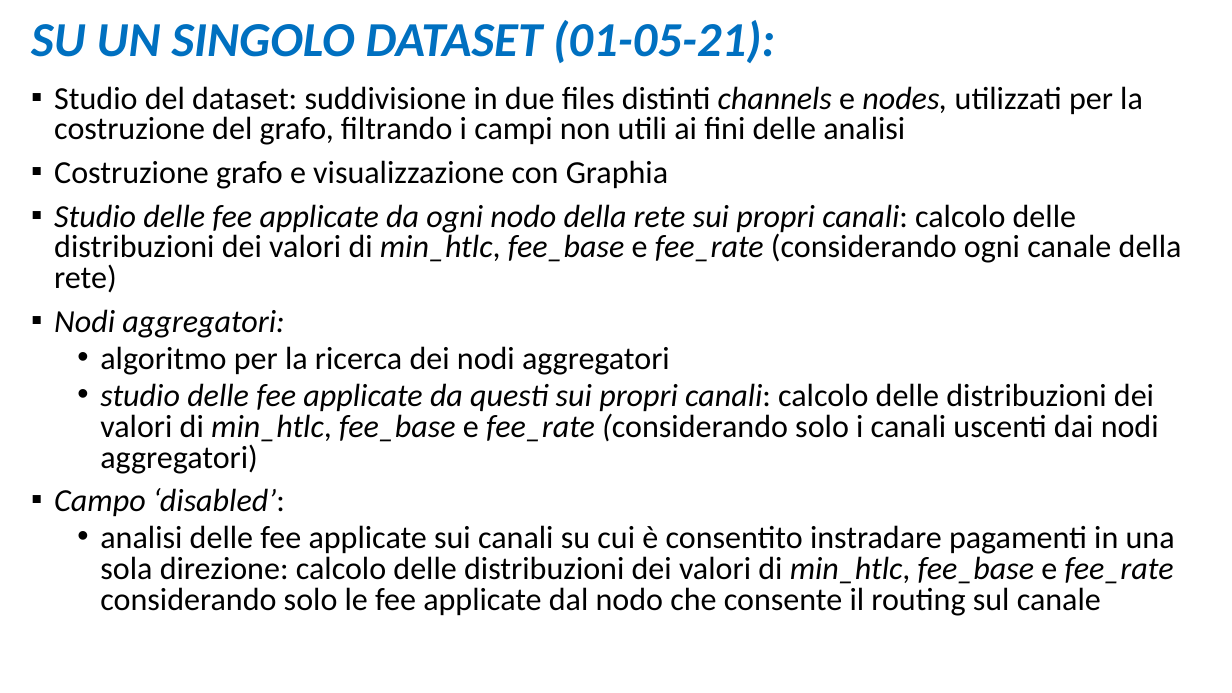
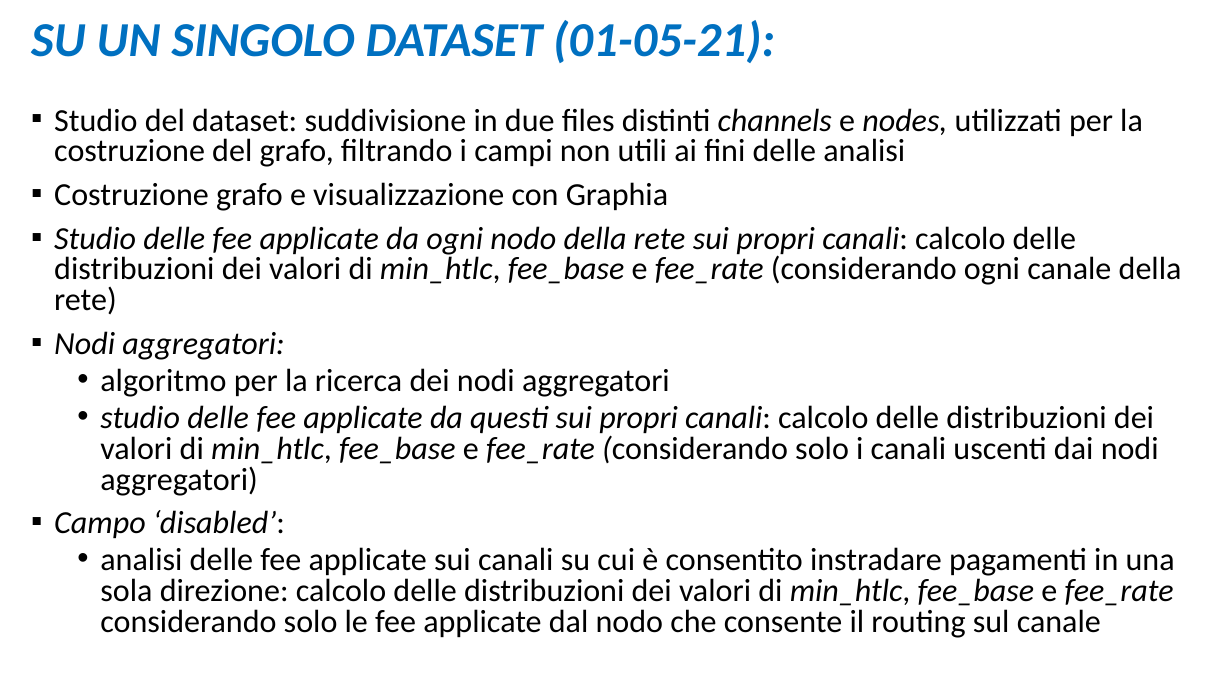
Before and after one commit to robertazucca/Tesi_Roberta, a slide deck: slide 1 of LN.pptx. Drawn at 1232x693 pixels with LibreOffice and Linux fonts; fonts in the diff are those of the drawing. Boxes give left, top, right and bottom in pixels: in the first picture for what was removed or moved away, otherwise in the second. Text is boxed around its words. In the diff, an @@ line names an element or a change of style, - is before the commit and + after.

```diff
--- a/LN.pptx
+++ b/LN.pptx
@@ text "Studio del dataset: suddivisione in ...": place and size @@
-text "Studio del dataset: suddivisione in ..." at (54, 86, 1182, 616)
+text "Studio del dataset: suddivisione in ..." at (54, 108, 1182, 638)
```
Also in this commit, not shown: 26 other files.
